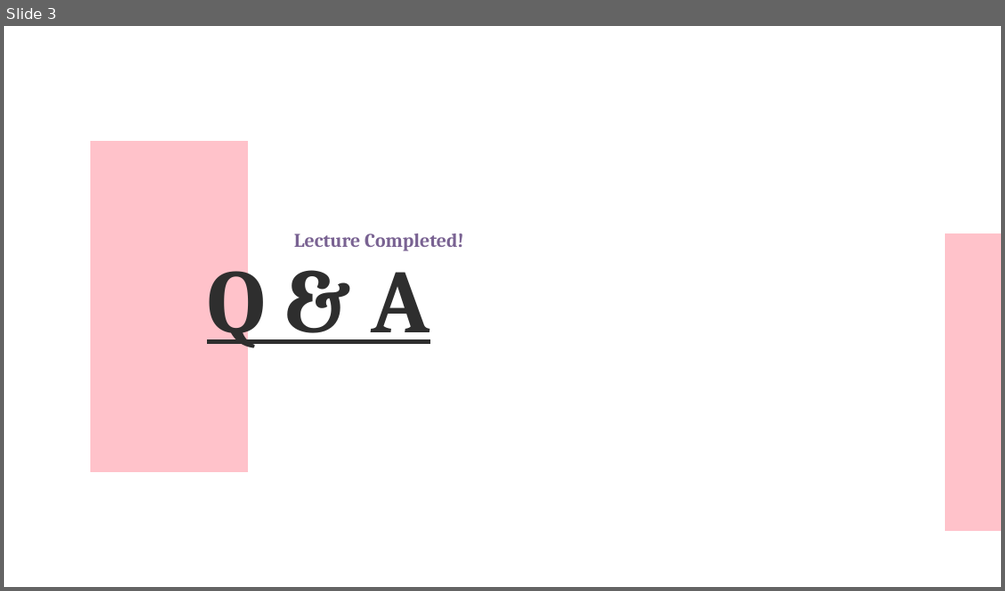
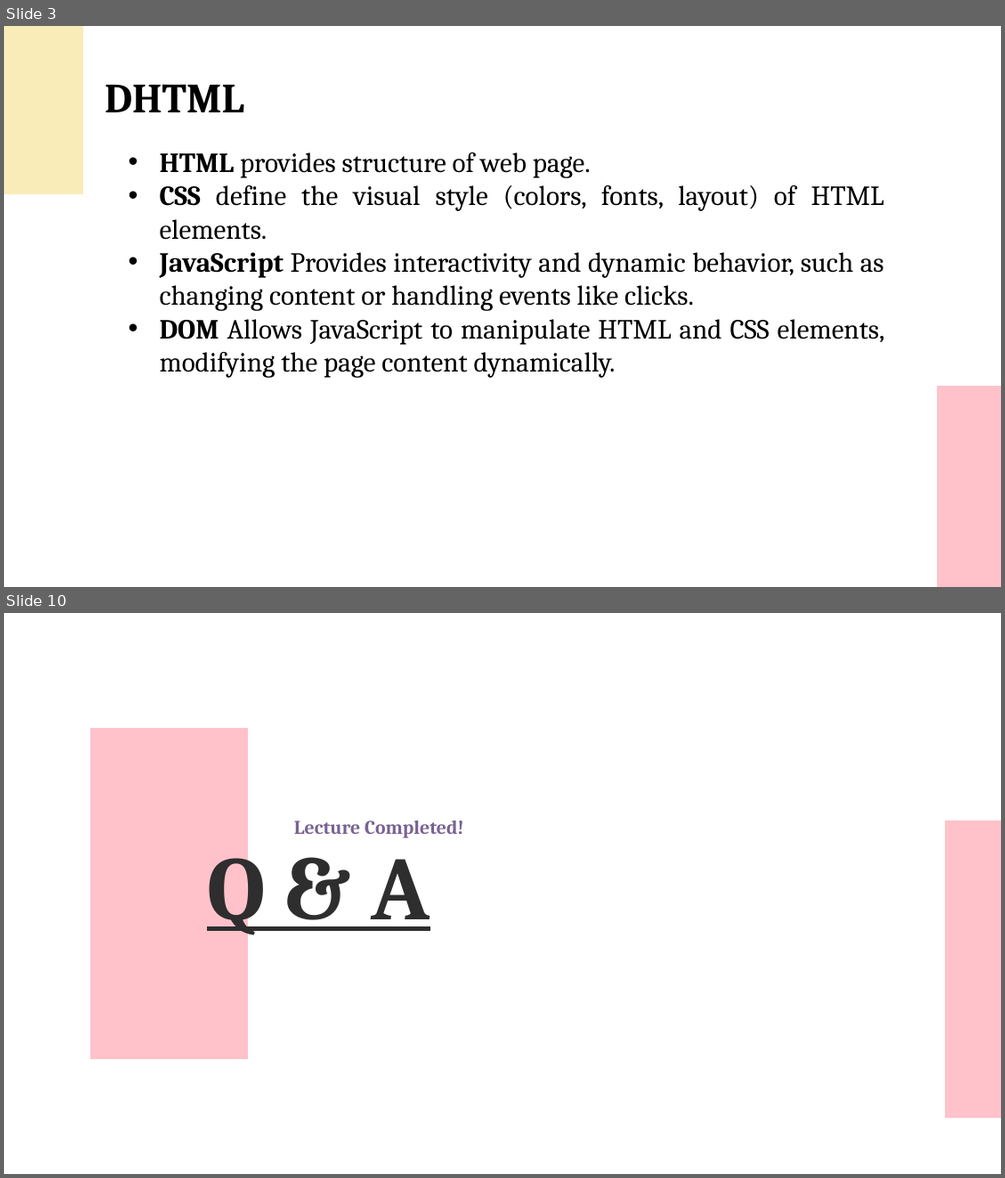
Before and after one commit to UKhayam/Web-Design-Web-Programming, a slide deck: Web-Lecture-05.pptx. Shown one above the other, each under a label of ours: slide 3 before the commit, slides 3 and 10 after it; the slides between them are not shown. The pictures are 1005x591 and 1005x1178 pixels, drawn with LibreOffice and Linux fonts; fonts in the diff are those of the drawing. Boxes give left, top, right and bottom in pixels: in the first picture for what was removed or moved away, otherwise in the second. Text is boxed around its words. In the diff, an @@ line names an element or a change of style, - is before the commit and + after.

```diff
--- a/Web-Lecture-05.pptx
+++ b/Web-Lecture-05.pptx
@@ slide 3 added at <box>4,26,1001,587</box>, background #FFFFFF @@
@@ freeform shape added at <box>4,26,82,194</box>, fill #F9ECB8 @@
@@ text added at <box>105,84,244,112</box>, 60 pt, text #000000, bold @@
+DHTML
@@ text added at <box>160,152,885,378</box>, 40 pt, text #000000 @@
+  • HTML provides structure of web page.
+  • CSS define the visual style (colors, fonts, layout) of HTML elements.
+  • JavaScript Provides interactivity and dynamic behavior, such as changing content or handling events like clicks.
+  • DOM Allows JavaScript to manipulate HTML and CSS elements, modifying the page content dynamically.
@@ freeform shape added at <box>937,386,1001,587</box>, fill #FFC2CA @@
@@ what was slide 3 is now slide 10 @@
```
Also in this commit, not shown: 1 slide changed, 7 other slides added, 1 slide removed, 4 other files.
